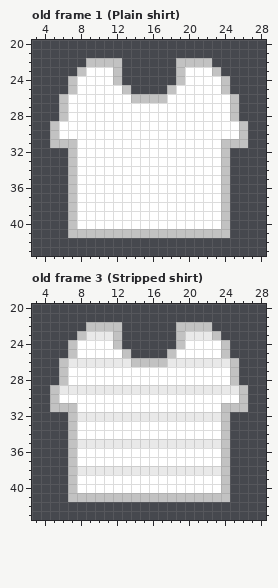
One commit to this pixel-art file: Assets/Sprites/Player/Back/Clothes/Torso.aseprite. Above: the version before the commit.
32x64 pixels, 4 frames. Shown: old frame 1 (Plain shirt): x 3..28, y 20..43; old frame 3 (Stripped shirt): x 3..28, y 20..43.
After:
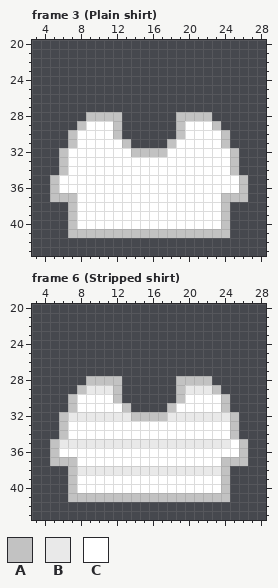
Palette (. is transparent): A #c2c2c2  B #e9e9e9  C #ffffff
A new or re-ordered frame is compared with the old frame closest to it.
The exact change:
frames 4 -> 6
Changed rows in their new state; - is an unchanged pixel.
Frame 3 (Plain shirt) is new; against old frame 1 (Plain shirt), layer "Layer 2":
first column x 5:
22 ----....------....----
23 ---.....------.....---
24 --......------......--
25 --.......----.......--
26 -....................-
27 -....................-
28 -...AAAA......AAAA...-
29 ...A---A......A---A...
30 ..A----A......A----A..
31 ..------A....A------..
32 -AC------AAAA------CA-
33 -AC----------------CA-
34 -AC----------------CA-
35 ACC----------------CCA
36 ACC----------------CCA
37 AA------------------AA
Frame 6 (Stripped shirt) is new; against old frame 3 (Stripped shirt), layer "Layer 2":
first column x 5:
22 ----....------....----
23 ---.....------.....---
24 --......------......--
25 --.......----.......--
26 -....................-
27 -....................-
28 -...AAAA......AAAA...-
29 ...A---A......A---A...
30 ..A----A......A----A..
31 ..------A....A------..
32 -AB------AAAA------BA-
33 -AC----------------CA-
34 -AC----------------CA-
35 ABB----------------BCA
36 ACC----------------CCA
37 AA------------------AA
